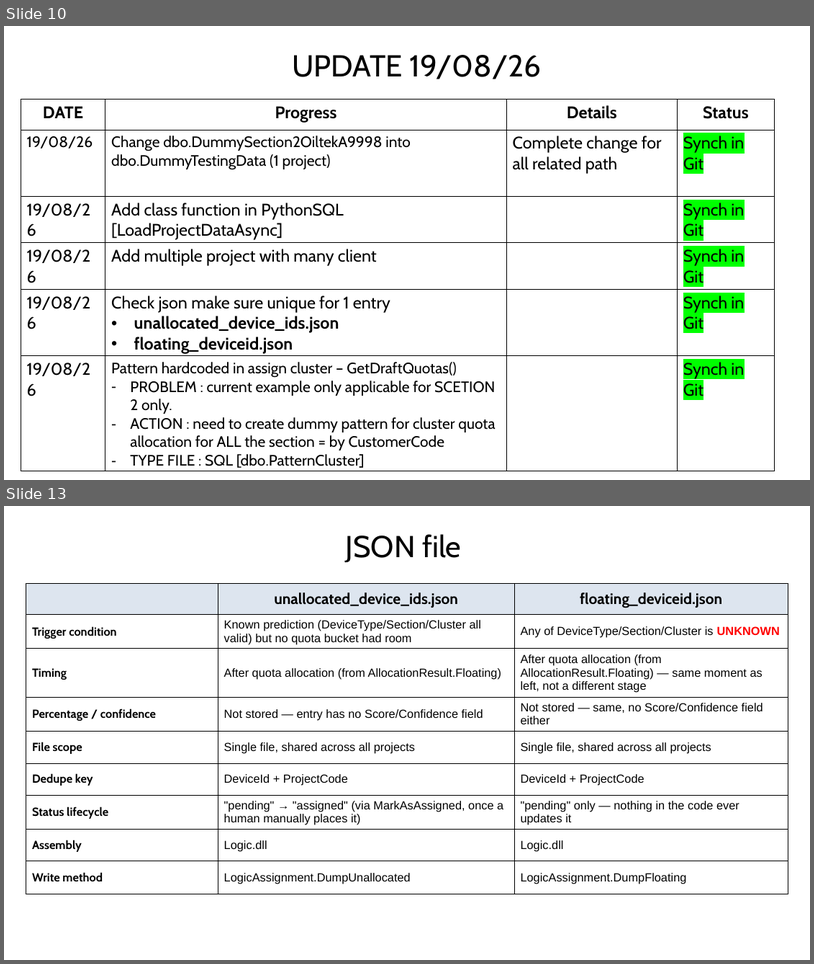
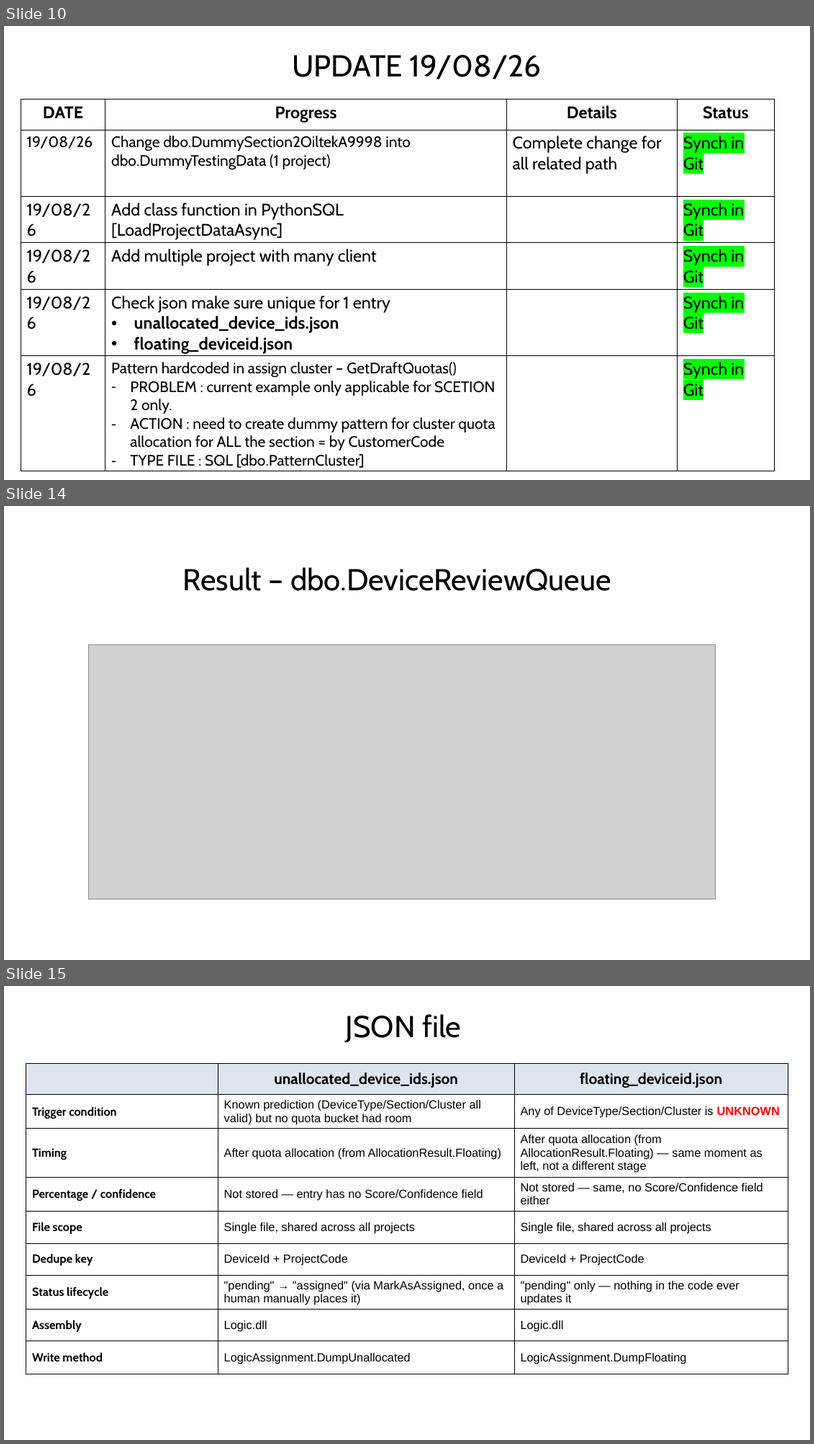
Before and after one commit to Syaziyah30/DeviceCluster, a slide deck: 1.training_model/supplementary/Device Identifier 20260717.pptx. Shown one above the other, each under a label of ours: slides 10 and 13 before the commit, slides 10, 14 and 15 after it; the slides between them are not shown. The pictures are 814x964 and 814x1444 pixels, drawn with LibreOffice and Linux fonts; fonts in the diff are those of the drawing; grey boxes stand for pictures. Boxes give left, top, right and bottom in pixels: in the first picture for what was removed or moved away, otherwise in the second. Text is boxed around its words. In the diff, an @@ line names an element or a change of style, - is before the commit and + after.

Commit message:
Update dbo.DeviceReviewQueue

```diff
--- a/1.training_model/supplementary/Device Identifier 20260717.pptx
+++ b/1.training_model/supplementary/Device Identifier 20260717.pptx
@@ slide 14 added at <box>4,506,810,960</box>, background #FFFFFF @@
@@ text added at <box>183,567,612,591</box>, 36 pt, text #000000 @@
+Result – dbo.DeviceReviewQueue
@@ picture added at <box>89,645,716,899</box> @@
@@ what was slide 13 is now slide 15 @@
```
Also in this commit, not shown: 1 slide changed, 2 other slides added, 1 slide removed, 1 other file.
